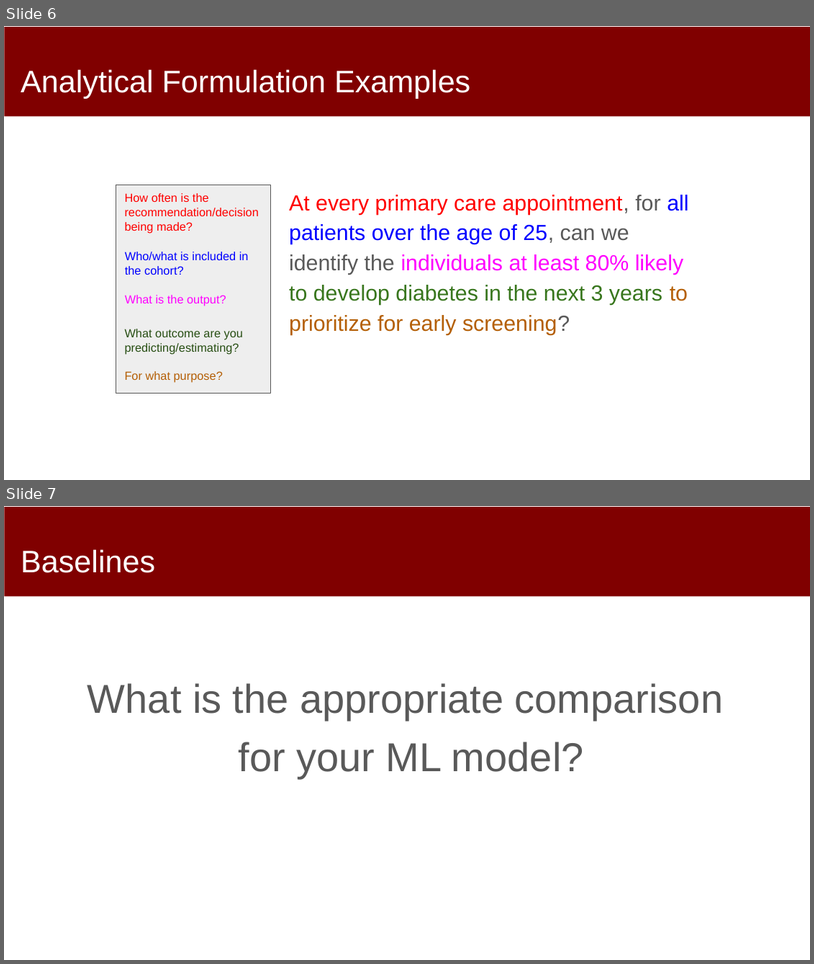
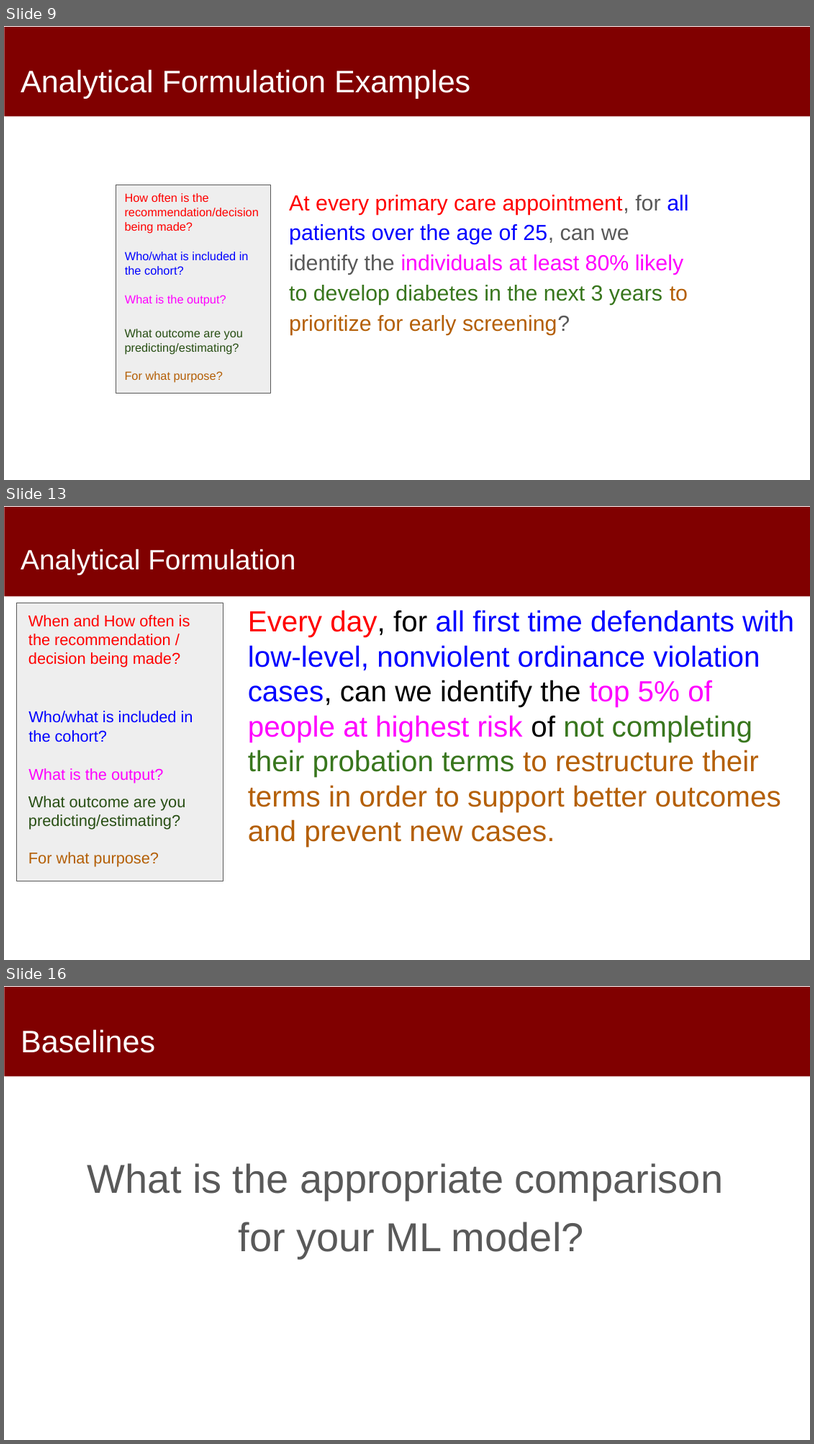
Before and after one commit to dssg/mlforpublicpolicylab, a slide deck: Lectures/09-Machine-Learning-Pipelines.pptx. Shown one above the other, each under a label of ours: slides 6 and 7 before the commit, slides 9, 13 and 16 after it; the slides between them are not shown. The pictures are 814x964 and 814x1444 pixels, drawn with LibreOffice and Linux fonts; fonts in the diff are those of the drawing. Boxes give left, top, right and bottom in pixels: in the first picture for what was removed or moved away, otherwise in the second. Text is boxed around its words. In the diff, an @@ line names an element or a change of style, - is before the commit and + after.

```diff
--- a/Lectures/09-Machine-Learning-Pipelines.pptx
+++ b/Lectures/09-Machine-Learning-Pipelines.pptx
@@ slide 13 added at [4,506,810,960], background #FFFFFF; not listed: 1 template element that a slide beside it also shows @@
@@ title added at [21,549,296,574], 33.3 pt, text #FFFFFF @@
+Analytical Formulation
@@ rectangle added at [17,602,224,881], fill #EEEEEE, outline #595959 0.75 pt @@
@@ text added at [248,610,795,847], 34.7 pt, text #B45F06 @@
+Every day, for all first time defendants with low-level, nonviolent ordinance violation cases, can we identify the top 5% of people at highest risk of not completing their probation terms to restructure their terms in order to support better outcomes and prevent new cases.
@@ text added at [28,615,190,667], 18.7 pt, text #FF0000 @@
+When and How often is the recommendation / decision being made?
@@ text added at [28,710,193,742], 18.7 pt, text #0000FF @@
+Who/what is included in the cohort?
@@ text added at [28,768,163,783], 18.7 pt, text #FF00FF @@
+What is the output?
@@ text added at [28,795,185,867], 18.7 pt, text #274E13 @@
+What outcome are you predicting/estimating?
+For what purpose?
@@ what was slide 6 is now slide 9 @@
@@ what was slide 7 is now slide 16 @@
```
Also in this commit, not shown: 4 slides changed, 9 other slides added, 1 slide removed.
